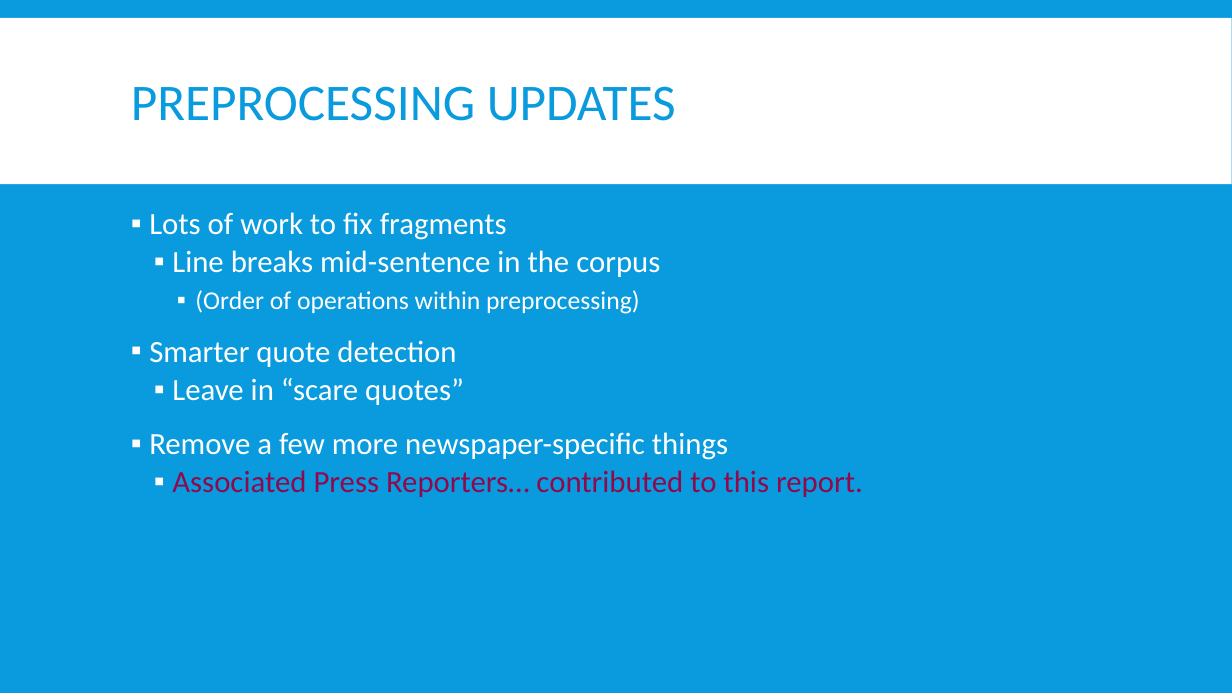
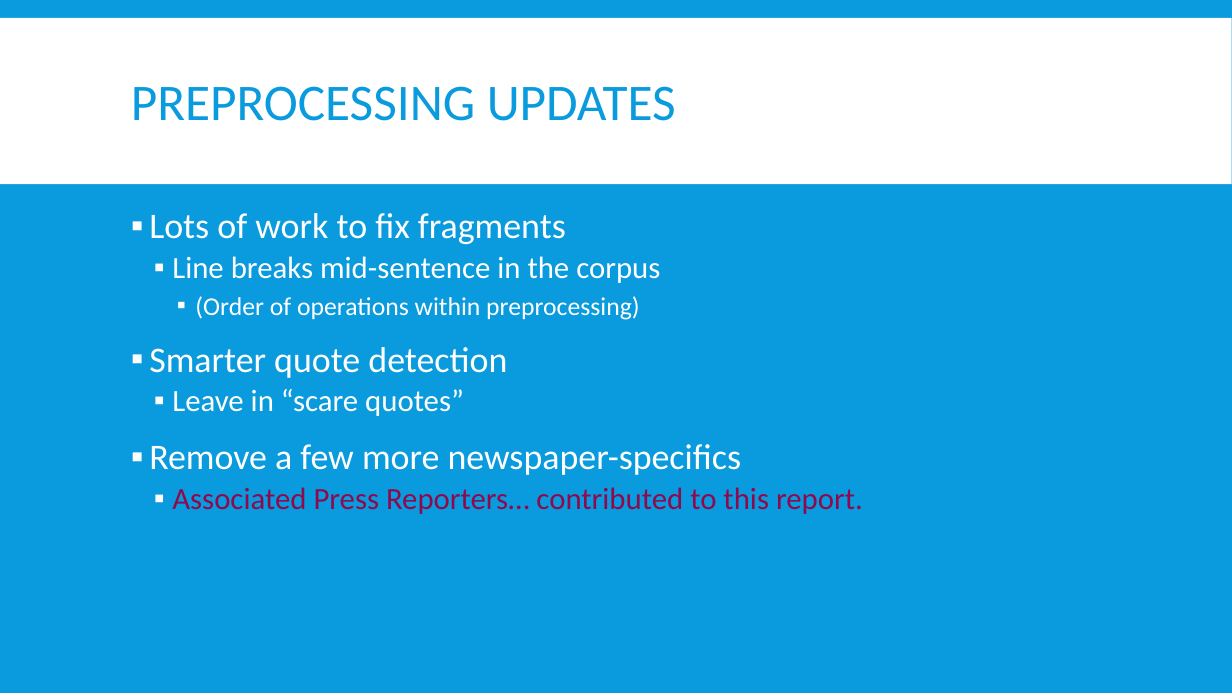
Before and after one commit to Mindful/ling-573, a slide deck: slide 4 of doc/D4_presentation.pptx. Drawn at 1232x693 pixels with LibreOffice and Linux fonts; fonts in the diff are those of the drawing. Boxes give left, top, right and bottom in pixels: in the first picture for what was removed or moved away, otherwise in the second. Text is boxed around its words. In the diff, an @@ line names an element or a change of style, - is before the commit and + after.

```diff
--- a/doc/D4_presentation.pptx
+++ b/doc/D4_presentation.pptx
@@ text at [149, 213, 566, 378]: size 24 to 28 pt in "Lots of work to fix fragments", "Smarter quote detection" @@
@@ text at [149, 444, 741, 475]: text changed; size 24 to 28 pt @@
-▪ Remove a few more newspaper-specific things
+▪ Remove a few more newspaper-specifics
```
Also in this commit, not shown: 11 other slides changed, 4 slides removed.
